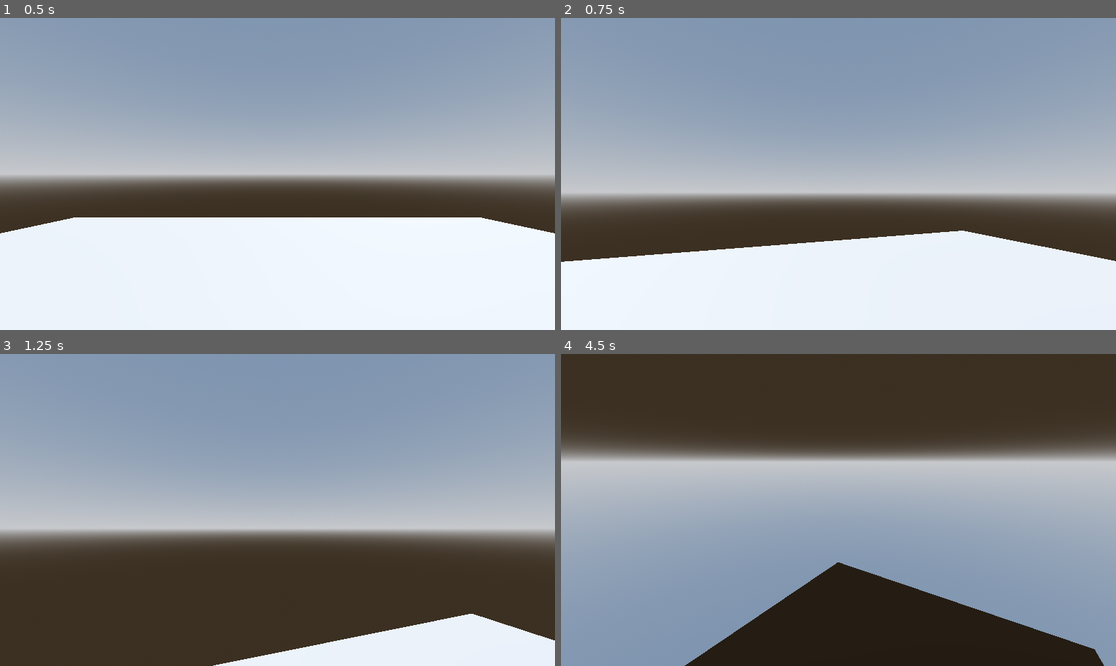
Above: before the commit, frames 1-4 (two rows, left to right).
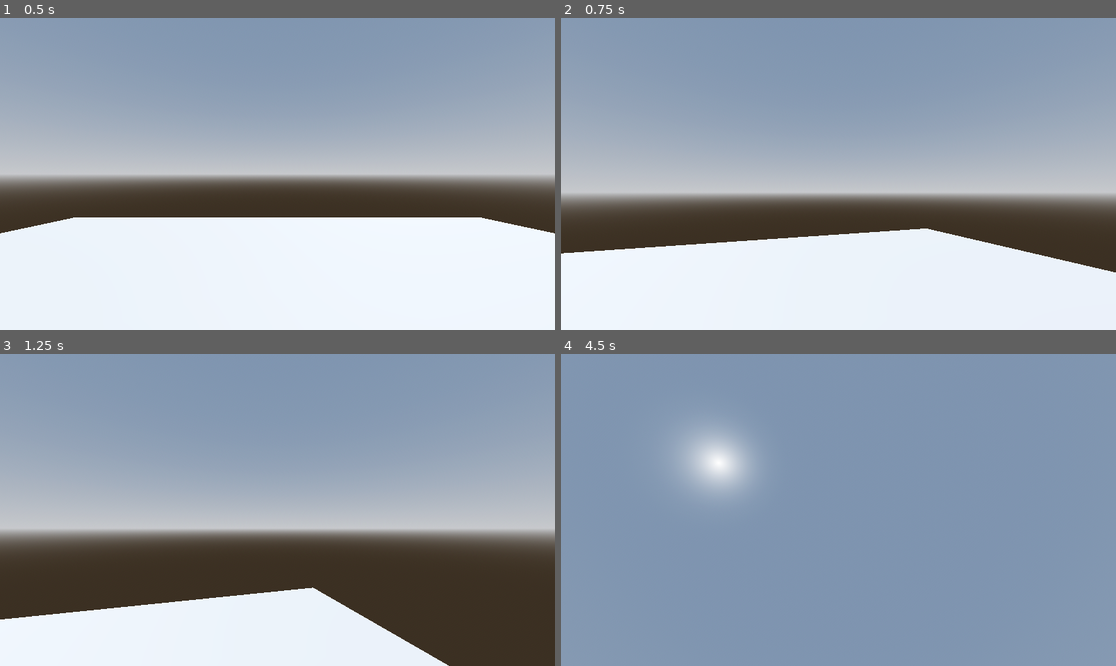
Above: after the commit, the same moments.

Repository: Loomer/Deva-Path
Game: Godot game, scene res://World.tscn
The game is run twice, just before and just after one commit, with the same random seed, the same clock (stepped at 60 frames per second) and the same inputs. The project has no main scene, so this scene is started directly.
Inputs (mouse positions are in pixels of both pictures, inside the frame that each line leads up to):
- Up to frame 1 (0.5 s): no input
- Up to frame 2 (0.75 s): tap Enter at 0.5 s; move the mouse to (866, 174) at 0.52 s; hold D (right) from 0.53 s (still down); tap W (foward) at 0.6 s
- Up to frame 3 (1.25 s): keep holding D (right); tap Space (jump) at 0.77 s
- Up to frame 4 (4.5 s): move the mouse to (810, 510) at 1.27 s; release D (right) at 1.28 s; hold S (back) 1.28-2.03 s; tap W (foward) every 0.75 s from 1.35 to 4.35 s; tap Space (jump) at 1.52, 3.02, 3.77 s; move the mouse to (849, 503) at 2.02 s; hold D (right) 2.03-3.53 s; move the mouse to (832, 516) at 2.77 s; move the mouse to (877, 513) at 3.52 s; hold A (left) from 3.53 s (still down); tap Escape (ui_cancel) at 4.15 s; move the mouse to (672, 463) at 4.27 s

Frame 1 is identical in both runs. In frame 2, 2.3% of the frame differs, in the area x 0-100%, y 67-82%; in frame 3, 15%; in frame 4, 68%, in the area x 0-100%, y 0-100%.

Commit message:
Clamping camera movement and locking movement to camera direction

Diff:
--- a/quakemovementproj/Scripts/Player.gd
+++ b/quakemovementproj/Scripts/Player.gd
@@ -10,7 +10,7 @@
 @onready var camera = $Head/Camera3D
 
 
-func _ready():
+func _ready() -> void:
 	Input.set_mouse_mode(Input.MOUSE_MODE_CAPTURED)
 
 func _unhandled_input(event):
@@ -19,11 +19,14 @@
 		camera.rotate_x(-event.relative.y * SENSITIVITY)
 
 
-	if Input.is_action_just_pressed("ui_cancel"): 	# This bit of code is just to easily exit when running the scene
-		Input.set_mouse_mode(Input.MOUSE_MODE_VISIBLE) # let's you press esc to see your cursor again so you can quit the window
-		# It's usually inserted after the code below (the commented code)
-		#func _ready():
-			#Input.set_mouse_mode(Input.MOUSE_MODE_CAPTURED)
+	# clamping camera movement, Take x axis variable (for lack of a better term) and apply the rotation fuction to it
+	camera.rotation.x = clamp(
+		camera.rotation.x,
+		deg_to_rad(-80),
+		deg_to_rad(80)
+	)
+
+
 
 func _physics_process(delta: float) -> void:
 	# Add the gravity.
@@ -37,7 +40,8 @@
 	# Get the input direction and handle the movement/deceleration.
 	# As good practice, you should replace UI actions with custom gameplay actions.
 	var input_dir := Input.get_vector("left", "right", "foward", "back")
-	var direction := (transform.basis * Vector3(input_dir.x, 0, input_dir.y)).normalized()
+	#var direction := (transform.basis * Vector3(input_dir.x, 0, input_dir.y)).normalized()
+	var direction = (head.transform.basis * Vector3(input_dir.x, 0, input_dir.y)).normalized()
 	if direction:
 		velocity.x = direction.x * SPEED
 		velocity.z = direction.z * SPEED
@@ -45,4 +49,13 @@
 		velocity.x = move_toward(velocity.x, 0, SPEED)
 		velocity.z = move_toward(velocity.z, 0, SPEED)
 
+
+	if Input.is_action_just_pressed("ui_cancel"): 	# This bit of code is just to easily exit when running the scene
+		Input.set_mouse_mode(Input.MOUSE_MODE_VISIBLE) # let's you press esc to see your cursor again so you can quit the window
+		# It's usually inserted after the code below (the commented code)
+		#func _ready():
+			#Input.set_mouse_mode(Input.MOUSE_MODE_CAPTURED)
+
+
+
 	move_and_slide()
